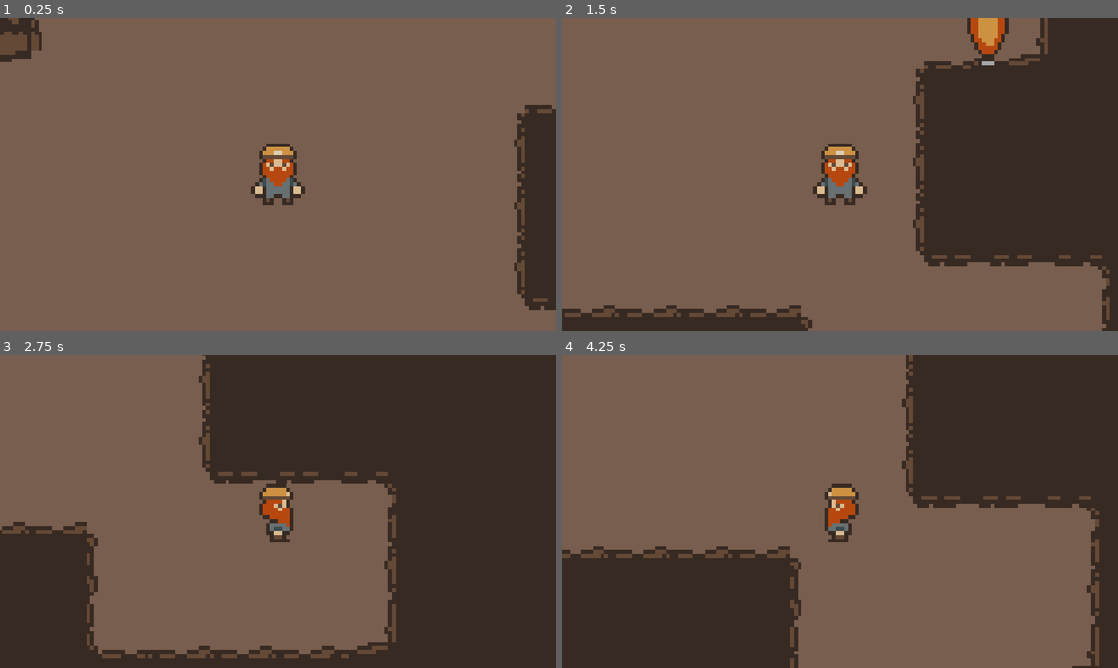
Above: before the commit, frames 1-4 (two rows, left to right).
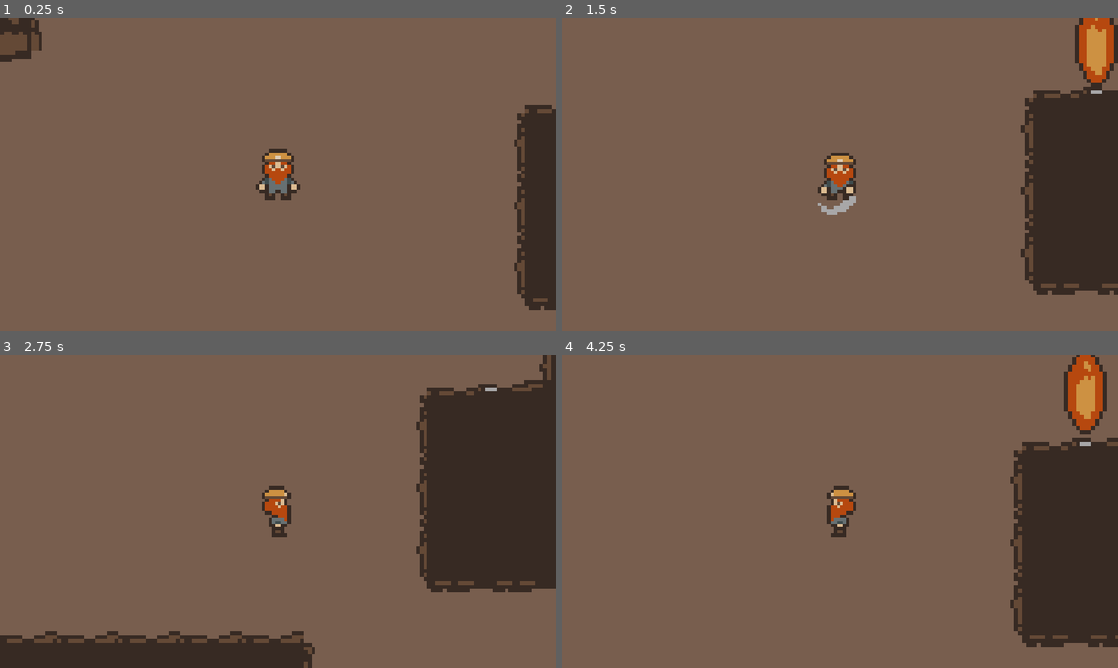
Above: after the commit, the same moments.

Repository: Stanlee1234/Beneath-the-Rubble
Game: Godot game, scene res://Scenes/game.tscn
Two runs of this game, one before a commit and one after it. Both use one fixed random seed, a clock stepped at 60 frames per second and the inputs below.
Inputs:
- Up to frame 1 (0.25 s): no input
- Up to frame 2 (1.5 s): tap Enter at 0.5 s; hold Right (ui_right) 0.53-1.28 s; hold . (attack, bound only after the commit) 0.53-1.28 s; hold Down (ui_down) from 1.28 s (still down); tap . (attack, bound only after the commit) at 1.35 s
- Up to frame 3 (2.75 s): release Down (ui_down) at 2.03 s; hold Right (ui_right) from 2.03 s (still down); hold . (attack, bound only after the commit) from 2.03 s (still down)
- Up to frame 4 (4.25 s): release Right (ui_right) at 2.78 s; release . (attack, bound only after the commit) at 2.78 s; hold Up (ui_up) 2.78-3.53 s; tap . (attack, bound only after the commit) at 2.85 s; hold Left (ui_left) from 3.53 s (still down); hold . (attack, bound only after the commit) from 3.53 s (still down)

The runs differ from the first frame. In frame 1, 0.9% of the frame differs, in the area x 45-55%, y 40-60%; in frame 2, 22%; in frame 3, 36%; in frame 4, 36%, in the area x 0-100%, y 0-100%.

Commit message:
Started Player attack

Diff:
--- a/Scenes/flamethrower.tscn
+++ b/Scenes/flamethrower.tscn
@@ -82,7 +82,7 @@
 [node name="Hitbox" type="Area2D" parent="." unique_id=551920263]
 
 [node name="CollisionPolygon2D" type="CollisionPolygon2D" parent="Hitbox" unique_id=222688043]
-polygon = PackedVector2Array(0, -28, -3, -20, -3, -10, -1, -4, 2, -4, 4, -10, 4, -20, 1, -28)
+polygon = PackedVector2Array(0, -21, -3, -20, -3, -10, -1, -4, 2, -4, 4, -10, 4, -20, 1, -21)
 disabled = true
 
 [connection signal="body_entered" from="Hitbox" to="." method="_on_hitbox_body_entered"]
--- a/Scenes/player.tscn
+++ b/Scenes/player.tscn
@@ -3,6 +3,30 @@
 [ext_resource type="Script" uid="uid://c6f4244diy8hb" path="res://Scripts/player.gd" id="1_cvnsp"]
 [ext_resource type="Texture2D" uid="uid://blhgc7k686g80" path="res://Assets/Characters/Dwarf/YellowMiner.png" id="1_v0iea"]
 
+[sub_resource type="AtlasTexture" id="AtlasTexture_cvnsp"]
+atlas = ExtResource("1_v0iea")
+region = Rect2(0, 0, 48, 48)
+
+[sub_resource type="AtlasTexture" id="AtlasTexture_6t5aa"]
+atlas = ExtResource("1_v0iea")
+region = Rect2(96, 0, 48, 48)
+
+[sub_resource type="AtlasTexture" id="AtlasTexture_vgqql"]
+atlas = ExtResource("1_v0iea")
+region = Rect2(0, 96, 48, 48)
+
+[sub_resource type="AtlasTexture" id="AtlasTexture_fkybt"]
+atlas = ExtResource("1_v0iea")
+region = Rect2(96, 96, 48, 48)
+
+[sub_resource type="AtlasTexture" id="AtlasTexture_x3wgy"]
+atlas = ExtResource("1_v0iea")
+region = Rect2(0, 48, 48, 48)
+
+[sub_resource type="AtlasTexture" id="AtlasTexture_3smsa"]
+atlas = ExtResource("1_v0iea")
+region = Rect2(96, 48, 48, 48)
+
 [sub_resource type="AtlasTexture" id="AtlasTexture_l6n3p"]
 atlas = ExtResource("1_v0iea")
 region = Rect2(0, 192, 48, 48)
@@ -19,29 +43,37 @@
 atlas = ExtResource("1_v0iea")
 region = Rect2(144, 192, 48, 48)
 
-[sub_resource type="AtlasTexture" id="AtlasTexture_cvnsp"]
-atlas = ExtResource("1_v0iea")
-region = Rect2(0, 0, 48, 48)
-
-[sub_resource type="AtlasTexture" id="AtlasTexture_6t5aa"]
-atlas = ExtResource("1_v0iea")
-region = Rect2(96, 0, 48, 48)
-
-[sub_resource type="AtlasTexture" id="AtlasTexture_vgqql"]
-atlas = ExtResource("1_v0iea")
-region = Rect2(0, 96, 48, 48)
-
-[sub_resource type="AtlasTexture" id="AtlasTexture_fkybt"]
-atlas = ExtResource("1_v0iea")
-region = Rect2(96, 96, 48, 48)
-
-[sub_resource type="AtlasTexture" id="AtlasTexture_x3wgy"]
-atlas = ExtResource("1_v0iea")
-region = Rect2(0, 48, 48, 48)
-
-[sub_resource type="AtlasTexture" id="AtlasTexture_3smsa"]
-atlas = ExtResource("1_v0iea")
-region = Rect2(96, 48, 48, 48)
+[sub_resource type="AtlasTexture" id="AtlasTexture_2ijsl"]
+atlas = ExtResource("1_v0iea")
+region = Rect2(0, 288, 48, 48)
+
+[sub_resource type="AtlasTexture" id="AtlasTexture_p1odr"]
+atlas = ExtResource("1_v0iea")
+region = Rect2(48, 288, 48, 48)
+
+[sub_resource type="AtlasTexture" id="AtlasTexture_0gysh"]
+atlas = ExtResource("1_v0iea")
+region = Rect2(96, 288, 48, 48)
+
+[sub_resource type="AtlasTexture" id="AtlasTexture_vfarp"]
+atlas = ExtResource("1_v0iea")
+region = Rect2(144, 288, 48, 48)
+
+[sub_resource type="AtlasTexture" id="AtlasTexture_y6uwr"]
+atlas = ExtResource("1_v0iea")
+region = Rect2(0, 240, 48, 48)
+
+[sub_resource type="AtlasTexture" id="AtlasTexture_83xs0"]
+atlas = ExtResource("1_v0iea")
+region = Rect2(48, 240, 48, 48)
+
+[sub_resource type="AtlasTexture" id="AtlasTexture_ypfnu"]
+atlas = ExtResource("1_v0iea")
+region = Rect2(96, 240, 48, 48)
+
+[sub_resource type="AtlasTexture" id="AtlasTexture_xuaoq"]
+atlas = ExtResource("1_v0iea")
+region = Rect2(144, 240, 48, 48)
 
 [sub_resource type="AtlasTexture" id="AtlasTexture_8erm5"]
 atlas = ExtResource("1_v0iea")
@@ -95,23 +127,6 @@
 animations = [{
 "frames": [{
 "duration": 1.0,
-"texture": SubResource("AtlasTexture_l6n3p")
-}, {
-"duration": 1.0,
-"texture": SubResource("AtlasTexture_olqyp")
-}, {
-"duration": 1.0,
-"texture": SubResource("AtlasTexture_wpjfl")
-}, {
-"duration": 1.0,
-"texture": SubResource("AtlasTexture_bi64h")
-}],
-"loop": false,
-"name": &"attackDown",
-"speed": 5.0
-}, {
-"frames": [{
-"duration": 1.0,
 "texture": SubResource("AtlasTexture_cvnsp")
 }, {
 "duration": 1.0,
@@ -142,6 +157,57 @@
 "loop": true,
 "name": &"idleUp",
 "speed": 1.5
+}, {
+"frames": [{
+"duration": 1.0,
+"texture": SubResource("AtlasTexture_l6n3p")
+}, {
+"duration": 1.0,
+"texture": SubResource("AtlasTexture_olqyp")
+}, {
+"duration": 1.0,
+"texture": SubResource("AtlasTexture_wpjfl")
+}, {
+"duration": 1.0,
+"texture": SubResource("AtlasTexture_bi64h")
+}],
+"loop": false,
+"name": &"swingDown",
+"speed": 8.0
+}, {
+"frames": [{
+"duration": 1.0,
+"texture": SubResource("AtlasTexture_2ijsl")
+}, {
+"duration": 1.0,
+"texture": SubResource("AtlasTexture_p1odr")
+}, {
+"duration": 1.0,
+"texture": SubResource("AtlasTexture_0gysh")
+}, {
+"duration": 1.0,
+"texture": SubResource("AtlasTexture_vfarp")
+}],
+"loop": false,
+"name": &"swingSide",
+"speed": 8.0
+}, {
+"frames": [{
+"duration": 1.0,
+"texture": SubResource("AtlasTexture_y6uwr")
+}, {
+"duration": 1.0,
+"texture": SubResource("AtlasTexture_83xs0")
+}, {
+"duration": 1.0,
+"texture": SubResource("AtlasTexture_ypfnu")
+}, {
+"duration": 1.0,
+"texture": SubResource("AtlasTexture_xuaoq")
+}],
+"loop": false,
+"name": &"swingUp",
+"speed": 8.0
 }, {
 "frames": [{
 "duration": 1.0,
@@ -199,12 +265,14 @@
 size = Vector2(6, 9)
 
 [node name="Player" type="CharacterBody2D" unique_id=46163778]
-scale = Vector2(16, 16)
+scale = Vector2(13, 13)
 script = ExtResource("1_cvnsp")
 
 [node name="AnimatedSprite2D" type="AnimatedSprite2D" parent="." unique_id=311676538]
 sprite_frames = SubResource("SpriteFrames_l6n3p")
-animation = &"attackDown"
+animation = &"swingDown"
+frame = 3
+frame_progress = 1.0
 
 [node name="CollisionShape2D" type="CollisionShape2D" parent="." unique_id=1081622274]
 position = Vector2(0, 3.5)
@@ -212,3 +280,9 @@
 
 [node name="Camera2D" type="Camera2D" parent="." unique_id=1580152133]
 zoom = Vector2(0.5, 0.5)
+
+[node name="WeaponPivot" type="Node2D" parent="." unique_id=418923151]
+scale = Vector2(0.7, 0.7)
+
+[node name="WeaponSprite" type="Sprite2D" parent="WeaponPivot" unique_id=529847408]
+position = Vector2(1.4901161e-08, 0)
--- a/Scripts/player.gd
+++ b/Scripts/player.gd
@@ -1,42 +1,52 @@
 extends CharacterBody2D
 
+# 1. Speed cranked up to 900!
 @export var speed: float = 900.0
 
+@export var equipped_tool: Texture2D
+
 @onready var sprite: AnimatedSprite2D = $AnimatedSprite2D
+@onready var weapon_pivot: Node2D = $WeaponPivot
+@onready var weapon_sprite: Sprite2D = $WeaponPivot/WeaponSprite
 
 var last_direction: Vector2 = Vector2.DOWN
+var input_stack: Array[String] = []
+var is_busy: bool = false
 
-# This array acts as our "stack" to remember the order of keys pressed
-var input_stack: Array[String] = []
+func _input(event: InputEvent) -> void:
+	# 1. Handle the Attack Action (Only allow starting an attack if we aren't already busy)
+	if event.is_action_pressed("attack") and not is_busy:
+		perform_action()
+		return
 
-# _input runs exactly when a key is pressed or released
-func _input(event: InputEvent) -> void:
+	# 2. Always update the Movement Stack!
+	# Even if we are swinging (is_busy), we want to remember what keys you press or release.
 	var actions = ["ui_left", "ui_right", "ui_up", "ui_down"]
-
 	for action in actions:
 		if event.is_action_pressed(action):
-			# If pressed, add it to the end of the stack
 			if not input_stack.has(action):
 				input_stack.append(action)
 		elif event.is_action_released(action):
-			# If released, remove it from the stack
 			input_stack.erase(action)
 
 func _physics_process(_delta: float) -> void:
+	# If busy, stop moving, but DON'T clear the stack.
+	# When is_busy becomes false, the code below will instantly resume using your held keys.
+	if is_busy:
+		velocity = Vector2.ZERO
+		move_and_slide()
+		return
+
 	var input_direction = Vector2.ZERO
 
-	# If we are holding any keys, the active key is the last one we pressed
 	if input_stack.size() > 0:
-		var current_action = input_stack.back() # Gets the most recent key
-
-		# Apply movement based on that single most recent key
+		var current_action = input_stack.back()
 		match current_action:
 			"ui_left": input_direction.x = -1
 			"ui_right": input_direction.x = 1
 			"ui_up": input_direction.y = -1
 			"ui_down": input_direction.y = 1
 
-	# Update the direction we are facing for the idle animations
 	if input_direction != Vector2.ZERO:
 		last_direction = input_direction
 
@@ -45,6 +55,40 @@
 
 	update_animation(input_direction)
 
+# --- UNIFIED ACTION SYSTEM ---
+func perform_action() -> void:
+	is_busy = true
+	# Notice we removed input_stack.clear() from here!
+
+	weapon_sprite.texture = equipped_tool
+	weapon_sprite.visible = true
+
+	var anim_name = ""
+
+	if abs(last_direction.x) > abs(last_direction.y):
+		anim_name = "swingSide"
+		sprite.flip_h = last_direction.x < 0
+		weapon_pivot.rotation_degrees = 180 if last_direction.x < 0 else 0
+	else:
+		if last_direction.y > 0:
+			anim_name = "swingDown"
+			weapon_pivot.rotation_degrees = 90
+		else:
+			anim_name = "swingUp"
+			weapon_pivot.rotation_degrees = -90
+
+	sprite.play(anim_name)
+
+	var swing_tween = create_tween()
+	swing_tween.tween_property(weapon_sprite, "rotation_degrees", 90.0, 0.2).as_relative()
+
+	await sprite.animation_finished
+
+	weapon_sprite.rotation_degrees = 0
+	weapon_sprite.visible = false
+	is_busy = false
+
+# --- ANIMATION UPDATES ---
 func update_animation(direction: Vector2) -> void:
 	if direction == Vector2.ZERO:
 		if abs(last_direction.x) > abs(last_direction.y):
--- a/project.godot
+++ b/project.godot
@@ -18,6 +18,19 @@
 
 window/stretch/mode="canvas_items"
 
+[input]
+
+mine={
+"deadzone": 0.2,
+"events": [Object(InputEventKey,"resource_local_to_scene":false,"resource_name":"","device":-1,"window_id":0,"alt_pressed":false,"shift_pressed":false,"ctrl_pressed":false,"meta_pressed":false,"pressed":false,"keycode":0,"physical_keycode":44,"key_label":0,"unicode":44,"location":0,"echo":false,"script":null)
+]
+}
+attack={
+"deadzone": 0.2,
+"events": [Object(InputEventKey,"resource_local_to_scene":false,"resource_name":"","device":-1,"window_id":0,"alt_pressed":false,"shift_pressed":false,"ctrl_pressed":false,"meta_pressed":false,"pressed":false,"keycode":0,"physical_keycode":46,"key_label":0,"unicode":46,"location":0,"echo":false,"script":null)
+]
+}
+
 [physics]
 
 3d/physics_engine="Jolt Physics"
